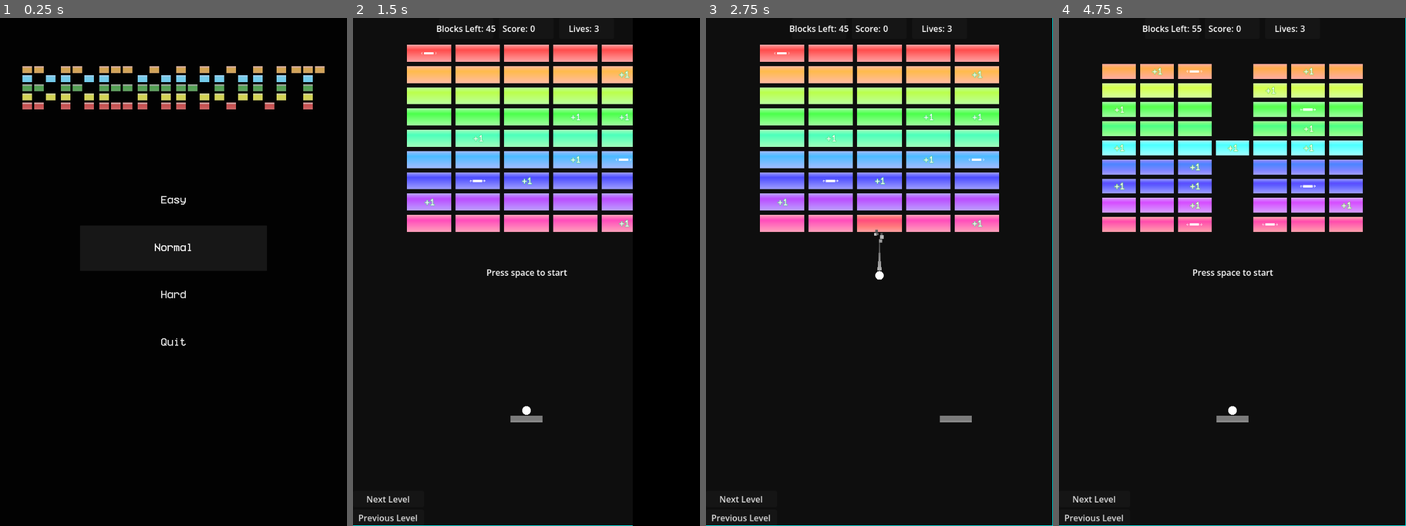
Above: before the commit, frames 1-4 (left to right).
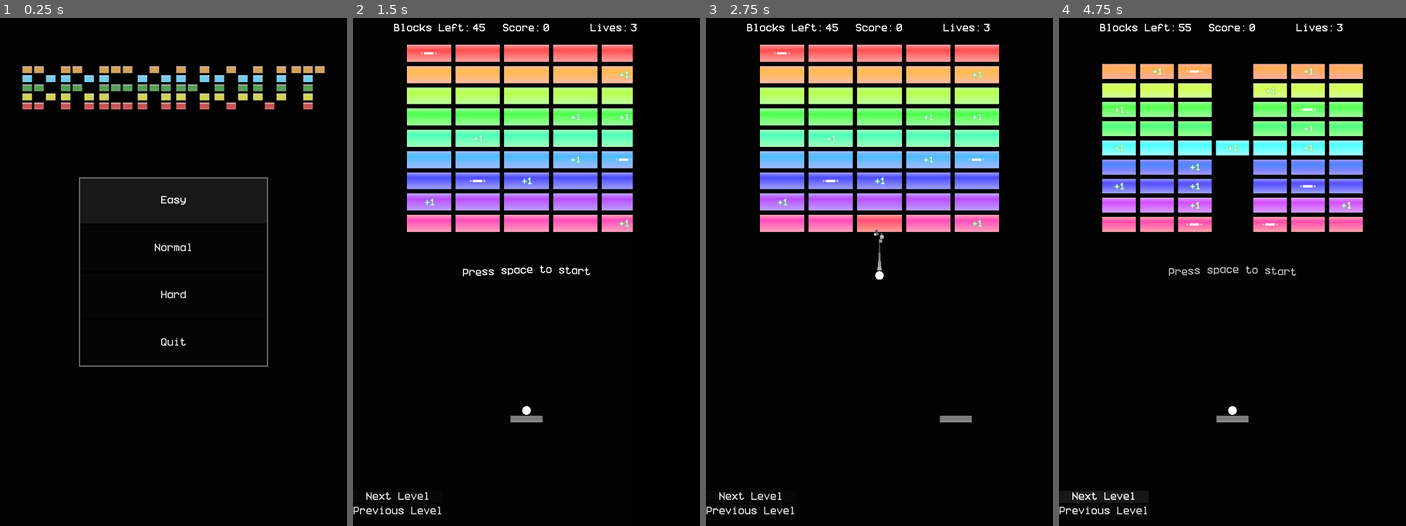
Above: after the commit, the same moments.

Repository: ProudFridge/Breakout
Game: Godot game, scene res://scenes/main_menu/main_menu.tscn
The game is run twice, just before and just after one commit, with the same random seed, the same clock (stepped at 60 frames per second) and the same inputs. Sound files missing from this copy of the repository are replaced by a short silence.
Inputs (mouse positions are in pixels of both pictures, inside the frame that each line leads up to):
- Up to frame 1 (0.25 s): no input
- Up to frame 2 (1.5 s): click "Hard" at 0.5 s; click "Easy" at 1.25 s
- Up to frame 3 (2.75 s): tap Space (space) at 2 s; move the mouse to (955, 246) at 2.02 s; hold D (move_right) from 2.03 s (still down); hold Space (space) from 2.03 s (still down); click (955, 246) at 2.17 s
- Up to frame 4 (4.75 s): release D (move_right) at 2.75 s; release Space (space) at 2.75 s; click "Previous Level" at 2.75 s; click "Next Level" at 3.5 s; click "Next Level" at 4.25 s

The runs differ from the first frame. In frame 1, 0.6% of the frame differs, in the area x 22-78%, y 31-69%; in frame 2, 1.4%; in frame 3, 1.3%; in frame 4, 1.6%, in the area x 0-100%, y 0-100%.

Commit message:
Improve theming

Diff:
--- a/scenes/arena/arena.gd
+++ b/scenes/arena/arena.gd
@@ -4,11 +4,3 @@
 # Called when the node enters the scene tree for the first time.
 func _ready() -> void:
 	pass # Replace with function body.
-
-func _draw() -> void:
-	draw_rect(Rect2(Vector2.ZERO, Global.windowSize), Color.AQUA, false)
-
-
-# Called every frame. 'delta' is the elapsed time since the previous frame.
-func _process(delta: float) -> void:
-	pass
--- a/scenes/arena/arena.tscn
+++ b/scenes/arena/arena.tscn
@@ -13,19 +13,13 @@
 [ext_resource type="Script" uid="uid://c0jjhek854oit" path="res://scenes/arena/ui/restart_button.gd" id="9_6w4xk"]
 [ext_resource type="Script" uid="uid://cwo2b31ad2swj" path="res://scenes/arena/ui/next_level_button.gd" id="11_xgbxb"]
 [ext_resource type="Script" uid="uid://mf3gmufjrs3x" path="res://scenes/arena/ui/previous_level_button.gd" id="12_vmsrg"]
+[ext_resource type="Script" uid="uid://o2u1uu22fqry" path="res://scenes/arena/ui/level_buttons_dev.gd" id="13_rhjlh"]
 [ext_resource type="Script" uid="uid://bwxm8xtf20qli" path="res://scenes/arena/ui/pause_menu/pause_menu.gd" id="15_t3vx8"]
 [ext_resource type="Script" uid="uid://qjcmcnd88eef" path="res://scenes/arena/ui/start_message/start_message.gd" id="15_w4nra"]
 [ext_resource type="Theme" uid="uid://247q53tapwic" path="res://scenes/main_menu/main_theme.tres" id="16_rhjlh"]
 
 [sub_resource type="StyleBoxFlat" id="StyleBoxFlat_6w4xk"]
 bg_color = Color(0.32544068, 0.32544097, 0.32544082, 1)
-
-[sub_resource type="StyleBoxFlat" id="StyleBoxFlat_2ml6w"]
-bg_color = Color(0.13319641, 0.13319641, 0.13319635, 1)
-corner_radius_top_left = 8
-corner_radius_top_right = 8
-corner_radius_bottom_right = 8
-corner_radius_bottom_left = 8
 
 [node name="Arena" type="Node2D" unique_id=2083693325]
 script = ExtResource("1_ii07k")
@@ -57,10 +51,9 @@
 anchor_bottom = 1.0
 grow_horizontal = 2
 grow_vertical = 2
-color = Color(0.056291588, 0.056291603, 0.056291595, 1)
+color = Color(0.008202021, 0.008202026, 0.00820202, 1)
 
 [node name="CanvasLayer" type="CanvasLayer" parent="." unique_id=1736970156]
-layer = -1
 follow_viewport_enabled = true
 
 [node name="UI" type="Control" parent="CanvasLayer" unique_id=1429491807 node_paths=PackedStringArray("blockManager", "gameManager", "grid_utility")]
@@ -70,6 +63,7 @@
 anchor_bottom = 1.0
 grow_horizontal = 2
 grow_vertical = 2
+theme = ExtResource("16_rhjlh")
 script = ExtResource("7_vmsrg")
 blockManager = NodePath("../../BlockManager")
 gameManager = NodePath("../../GameManager")
@@ -92,7 +86,7 @@
 offset_right = 164.0
 offset_bottom = 39.0
 grow_horizontal = 2
-theme_override_constants/separation = 10
+theme_override_constants/separation = 160
 alignment = 1
 
 [node name="BlocksLeftPanel" type="Panel" parent="CanvasLayer/UI/Header/HBoxContainer" unique_id=1033606314]
@@ -188,10 +182,10 @@
 [node name="GridUtility" parent="CanvasLayer/UI" unique_id=1717053236 node_paths=PackedStringArray("blockManager") instance=ExtResource("7_xgbxb")]
 visible = false
 layout_mode = 1
-offset_left = 12.0
-offset_top = 631.0
-offset_right = 221.0
-offset_bottom = 862.0
+offset_left = 37.0
+offset_top = 627.0
+offset_right = 246.0
+offset_bottom = 858.0
 folded = true
 blockManager = NodePath("../../../BlockManager")
 
@@ -210,7 +204,6 @@
 offset_bottom = 91.5
 grow_horizontal = 2
 grow_vertical = 2
-theme_override_styles/panel = SubResource("StyleBoxFlat_2ml6w")
 
 [node name="MarginContainer" type="MarginContainer" parent="CanvasLayer/UI/LostScreen" unique_id=523988215]
 layout_mode = 1
@@ -239,7 +232,7 @@
 text = "Restart?"
 script = ExtResource("9_6w4xk")
 
-[node name="VBoxContainer" type="VBoxContainer" parent="CanvasLayer/UI" unique_id=2077006910]
+[node name="LevelButtonsDev" type="VBoxContainer" parent="CanvasLayer/UI" unique_id=2077006910]
 layout_mode = 1
 anchors_preset = 2
 anchor_top = 1.0
@@ -247,23 +240,28 @@
 offset_top = -66.0
 offset_right = 133.0
 grow_vertical = 0
-
-[node name="NextLevelButton" type="Button" parent="CanvasLayer/UI/VBoxContainer" unique_id=2081928622 node_paths=PackedStringArray("gameManager")]
+script = ExtResource("13_rhjlh")
+
+[node name="NextLevelButton" type="Button" parent="CanvasLayer/UI/LevelButtonsDev" unique_id=2081928622 node_paths=PackedStringArray("gameManager")]
 layout_mode = 2
 text = "Next Level"
 script = ExtResource("11_xgbxb")
 gameManager = NodePath("../../../../GameManager")
 
-[node name="PreviousLevelButton" type="Button" parent="CanvasLayer/UI/VBoxContainer" unique_id=1943225473 node_paths=PackedStringArray("gameManager")]
+[node name="PreviousLevelButton" type="Button" parent="CanvasLayer/UI/LevelButtonsDev" unique_id=1943225473 node_paths=PackedStringArray("gameManager")]
 layout_mode = 2
 text = "Previous Level"
 script = ExtResource("12_vmsrg")
 gameManager = NodePath("../../../../GameManager")
 
-[node name="PauseMenu" type="CanvasLayer" parent="." unique_id=2006036382 node_paths=PackedStringArray("startMessage")]
+[node name="PauseMenu" type="CanvasLayer" parent="." unique_id=2006036382 node_paths=PackedStringArray("startMessage", "resume", "main_menu", "quit")]
 process_mode = 3
+visible = false
 script = ExtResource("15_t3vx8")
 startMessage = NodePath("../StartMessage")
+resume = NodePath("PanelContainer/MarginContainer/VBoxContainer/Resume")
+main_menu = NodePath("PanelContainer/MarginContainer/VBoxContainer/MainMenu")
+quit = NodePath("PanelContainer/MarginContainer/VBoxContainer/Quit")
 
 [node name="PanelContainer" type="PanelContainer" parent="PauseMenu" unique_id=1891272597]
 anchors_preset = 8
@@ -277,23 +275,31 @@
 offset_bottom = 109.0
 grow_horizontal = 2
 grow_vertical = 2
-
-[node name="VBoxContainer" type="VBoxContainer" parent="PauseMenu/PanelContainer" unique_id=124181593]
+theme = ExtResource("16_rhjlh")
+
+[node name="MarginContainer" type="MarginContainer" parent="PauseMenu/PanelContainer" unique_id=1758868680]
+layout_mode = 2
+theme_override_constants/margin_left = 5
+theme_override_constants/margin_top = 5
+theme_override_constants/margin_right = 5
+theme_override_constants/margin_bottom = 5
+
+[node name="VBoxContainer" type="VBoxContainer" parent="PauseMenu/PanelContainer/MarginContainer" unique_id=124181593]
 process_mode = 3
 layout_mode = 2
 theme = ExtResource("16_rhjlh")
 
-[node name="Resume" type="Button" parent="PauseMenu/PanelContainer/VBoxContainer" unique_id=586147441]
+[node name="Resume" type="Button" parent="PauseMenu/PanelContainer/MarginContainer/VBoxContainer" unique_id=586147441]
 layout_mode = 2
 size_flags_vertical = 3
 text = "Resume"
 
-[node name="MainMenu" type="Button" parent="PauseMenu/PanelContainer/VBoxContainer" unique_id=1358976856]
+[node name="MainMenu" type="Button" parent="PauseMenu/PanelContainer/MarginContainer/VBoxContainer" unique_id=1358976856]
 layout_mode = 2
 size_flags_vertical = 3
 text = "Quit to main menu"
 
-[node name="Quit" type="Button" parent="PauseMenu/PanelContainer/VBoxContainer" unique_id=1596807816]
+[node name="Quit" type="Button" parent="PauseMenu/PanelContainer/MarginContainer/VBoxContainer" unique_id=1596807816]
 layout_mode = 2
 size_flags_vertical = 3
 text = "Quit"
@@ -303,16 +309,20 @@
 visible = false
 script = ExtResource("15_w4nra")
 
-[node name="Label" type="Label" parent="StartMessage" unique_id=437867957]
-anchors_preset = 8
-anchor_left = 0.5
-anchor_top = 0.5
-anchor_right = 0.5
-anchor_bottom = 0.5
-offset_left = -20.0
-offset_top = -11.5
-offset_right = 20.0
-offset_bottom = 11.5
-grow_horizontal = 2
-grow_vertical = 2
-text = "Press space to start"
+[node name="RichTextLabel" type="RichTextLabel" parent="StartMessage" unique_id=1383009471]
+anchors_preset = 8
+anchor_left = 0.5
+anchor_top = 0.5
+anchor_right = 0.5
+anchor_bottom = 0.5
+offset_left = -198.0
+offset_top = -20.0
+offset_right = 198.0
+offset_bottom = 20.0
+grow_horizontal = 2
+grow_vertical = 2
+theme = ExtResource("16_rhjlh")
+bbcode_enabled = true
+text = "[pulse][wave freq=2.0 amp=30]Press space to start[/wave][/pulse]"
+horizontal_alignment = 1
+vertical_alignment = 1
--- /dev/null
+++ b/scenes/arena/ui/level_buttons_dev.gd
@@ -0,0 +1,12 @@
+extends VBoxContainer
+
+
+# Called when the node enters the scene tree for the first time.
+func _ready() -> void:
+	if !OS.is_debug_build():
+		hide()
+
+
+# Called every frame. 'delta' is the elapsed time since the previous frame.
+func _process(delta: float) -> void:
+	pass
--- a/scenes/arena/ui/pause_menu/pause_menu.gd
+++ b/scenes/arena/ui/pause_menu/pause_menu.gd
@@ -1,9 +1,9 @@
 extends CanvasLayer
 
 @export var startMessage: CanvasLayer
-@onready var resume: Button = $PanelContainer/VBoxContainer/Resume
-@onready var main_menu: Button = $PanelContainer/VBoxContainer/MainMenu
-@onready var quit: Button = $PanelContainer/VBoxContainer/Quit
+@export var resume: Button
+@export var main_menu: Button
+@export var quit: Button
 
 # Called when the node enters the scene tree for the first time.
 func _ready() -> void:
--- a/scenes/main_menu/grid_container.gd
+++ b/scenes/main_menu/grid_container.gd
@@ -8,8 +8,7 @@
 	var children: Array[Node] = get_children()
 	var i: int = 0
 
-	(children[1] as Control).grab_focus.call_deferred()
-	print(children[0].get_path())
+	(children[0] as Control).grab_focus.call_deferred()
 
 	for button: Button in children:
 		# Set animations
--- a/scenes/main_menu/main_menu.tscn
+++ b/scenes/main_menu/main_menu.tscn
@@ -22,6 +22,7 @@
 anchor_bottom = 1.0
 grow_horizontal = 2
 grow_vertical = 2
+theme = ExtResource("3_ob46e")
 
 [node name="TextureRect" type="TextureRect" parent="." unique_id=1653429365]
 layout_mode = 1
@@ -32,7 +33,7 @@
 grow_vertical = 2
 texture = SubResource("GradientTexture2D_2m7xh")
 
-[node name="MarginContainer2" type="MarginContainer" parent="." unique_id=703769466]
+[node name="MarginContainer" type="MarginContainer" parent="." unique_id=703769466]
 layout_mode = 1
 anchors_preset = 15
 anchor_right = 1.0
@@ -44,15 +45,27 @@
 theme_override_constants/margin_right = 10
 theme_override_constants/margin_bottom = 10
 
-[node name="MarginContainer" type="MarginContainer" parent="MarginContainer2" unique_id=1535011208]
+[node name="MarginContainer" type="MarginContainer" parent="MarginContainer" unique_id=1535011208]
 layout_mode = 2
 theme_override_constants/margin_top = 80
 
-[node name="Title" parent="MarginContainer2/MarginContainer" unique_id=1190431305 instance=ExtResource("1_wem23")]
+[node name="Title" parent="MarginContainer/MarginContainer" unique_id=1190431305 instance=ExtResource("1_wem23")]
 layout_mode = 2
 size_flags_horizontal = 4
 
-[node name="VBoxContainer" type="VBoxContainer" parent="MarginContainer2" unique_id=829127177]
+[node name="ButtonsPanelContainer" type="PanelContainer" parent="MarginContainer" unique_id=1048053389]
+layout_mode = 2
+size_flags_horizontal = 4
+size_flags_vertical = 4
+
+[node name="MarginContainer" type="MarginContainer" parent="MarginContainer/ButtonsPanelContainer" unique_id=1784570407]
+layout_mode = 2
+theme_override_constants/margin_left = 5
+theme_override_constants/margin_top = 5
+theme_override_constants/margin_right = 5
+theme_override_constants/margin_bottom = 5
+
+[node name="VBoxContainer" type="VBoxContainer" parent="MarginContainer/ButtonsPanelContainer" unique_id=829127177]
 custom_minimum_size = Vector2(350, 350)
 custom_maximum_size = Vector2(400, 400)
 layout_mode = 2
@@ -61,7 +74,7 @@
 theme = ExtResource("3_ob46e")
 script = ExtResource("4_uqeha")
 
-[node name="Easy" type="Button" parent="MarginContainer2/VBoxContainer" unique_id=2035849320]
+[node name="Easy" type="Button" parent="MarginContainer/ButtonsPanelContainer/VBoxContainer" unique_id=2035849320]
 layout_mode = 2
 size_flags_vertical = 3
 focus_neighbor_top = NodePath("../QuitButton")
@@ -71,7 +84,7 @@
 text = "Easy"
 script = ExtResource("6_4xg86")
 
-[node name="Normal" type="Button" parent="MarginContainer2/VBoxContainer" unique_id=1523571866]
+[node name="Normal" type="Button" parent="MarginContainer/ButtonsPanelContainer/VBoxContainer" unique_id=1523571866]
 layout_mode = 2
 size_flags_vertical = 3
 focus_neighbor_top = NodePath("../Easy")
@@ -81,7 +94,7 @@
 text = "Normal"
 script = ExtResource("7_thkx5")
 
-[node name="Hard" type="Button" parent="MarginContainer2/VBoxContainer" unique_id=242442314]
+[node name="Hard" type="Button" parent="MarginContainer/ButtonsPanelContainer/VBoxContainer" unique_id=242442314]
 layout_mode = 2
 size_flags_vertical = 3
 focus_neighbor_top = NodePath("../Normal")
@@ -91,7 +104,7 @@
 text = "Hard"
 script = ExtResource("8_x2yjq")
 
-[node name="QuitButton" type="Button" parent="MarginContainer2/VBoxContainer" unique_id=1687944003]
+[node name="QuitButton" type="Button" parent="MarginContainer/ButtonsPanelContainer/VBoxContainer" unique_id=1687944003]
 layout_mode = 2
 size_flags_horizontal = 3
 size_flags_vertical = 3
--- a/scenes/main_menu/main_theme.tres
+++ b/scenes/main_menu/main_theme.tres
@@ -9,10 +9,21 @@
 bg_color = Color(0.21176471, 0.21176471, 0.21176471, 0.40392157)
 
 [sub_resource type="StyleBoxFlat" id="StyleBoxFlat_rhipj"]
-bg_color = Color(0.6, 0.6, 0.6, 0)
+bg_color = Color(0.36, 0.36, 0.36, 0.05490196)
 
 [sub_resource type="StyleBoxFlat" id="StyleBoxFlat_j7hy3"]
 bg_color = Color(0.6, 0.6, 0.6, 0)
+
+[sub_resource type="StyleBoxFlat" id="StyleBoxFlat_t3vx8"]
+bg_color = Color(0, 0, 0, 1)
+
+[sub_resource type="StyleBoxFlat" id="StyleBoxFlat_hghty"]
+bg_color = Color(0, 0, 0, 1)
+border_width_left = 2
+border_width_top = 2
+border_width_right = 2
+border_width_bottom = 2
+border_color = Color(0.5058824, 0.5058824, 0.5058824, 1)
 
 [resource]
 Button/fonts/font = ExtResource("1_hghty")
@@ -21,3 +32,10 @@
 Button/styles/normal = SubResource("StyleBoxFlat_rhipj")
 Button/styles/pressed = SubResource("StyleBoxFlat_j7hy3")
 Label/fonts/font = ExtResource("1_hghty")
+Panel/styles/panel = SubResource("StyleBoxFlat_t3vx8")
+PanelContainer/styles/panel = SubResource("StyleBoxFlat_hghty")
+RichTextLabel/fonts/bold_font = ExtResource("1_hghty")
+RichTextLabel/fonts/bold_italics_font = ExtResource("1_hghty")
+RichTextLabel/fonts/italics_font = ExtResource("1_hghty")
+RichTextLabel/fonts/mono_font = ExtResource("1_hghty")
+RichTextLabel/fonts/normal_font = ExtResource("1_hghty")
Not shown, added: scenes/arena/ui/level_buttons_dev.gd.uid
